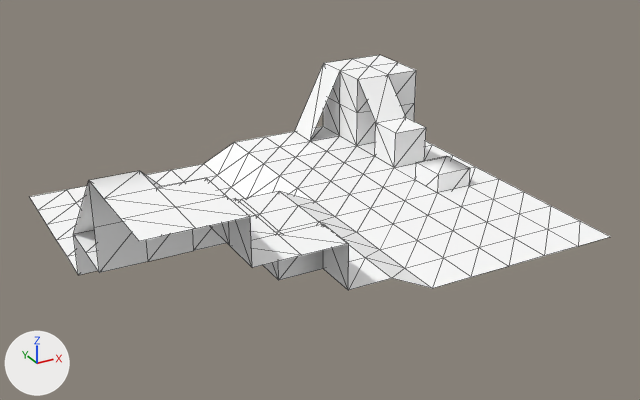
Before and after pictures for a commit that changed the OBJ model assets/map.obj.
The view is the same before and after, from a 50 mm lens placed at (-8.69, -23.86, 9.96), pointed at (0.83, -6.54, 1.29). The lights are fixed; the arrows at lower left show +X, +Y and +Z. Mesh edges are drawn as thin lines. Where no turn or scale is listed for an object, it has been applied to the vertices.
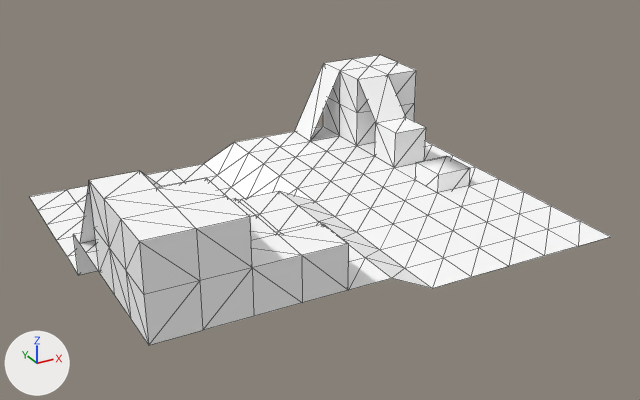
The change, as a list of edits to the scene's bpy script:
```text
Change me_default:
    used by ob_default; location = (0.0, 0.0, 0.0)
    remove me_default.from_pydata(...)  # 181 vertices, 318 faces; spans x -5.0..6.0, y -11.0..-1.0, z 0.5..3.5
    add me_default.from_pydata(...)  # 193 vertices, 342 faces; spans x -5.0..6.0, y -11.0..-1.0, z 0.5..3.5
    me_default part 1
    2 faces are deleted
    6 vertices are added at (-5.0, -9.0, 1.5), (-5.0, -10.0, 1.5), (-5.0, -11.0, 1.5), (-4.0, -11.0, 1.5), (-5.0, -6.5, 1.5), (-4.0, -6.5, 1.5)
    6 new vertices lie (0.0, 0.0, -1.0) away from vertices in x -5.0..-2.0, y -11.0..-9.0, z 2.5..3.5
    26 new faces join them
```

Changed parts and their boxes (x1, y1, x2, y2) in the pictures (640 x 400 px):
'Default', reshaped (23% taller)
    before: (30, 55, 611, 290)
    after: (30, 55, 611, 345)
part 1 of me_default, built on
    before: (74, 182, 95, 234)
    after: (80, 181, 349, 345)
